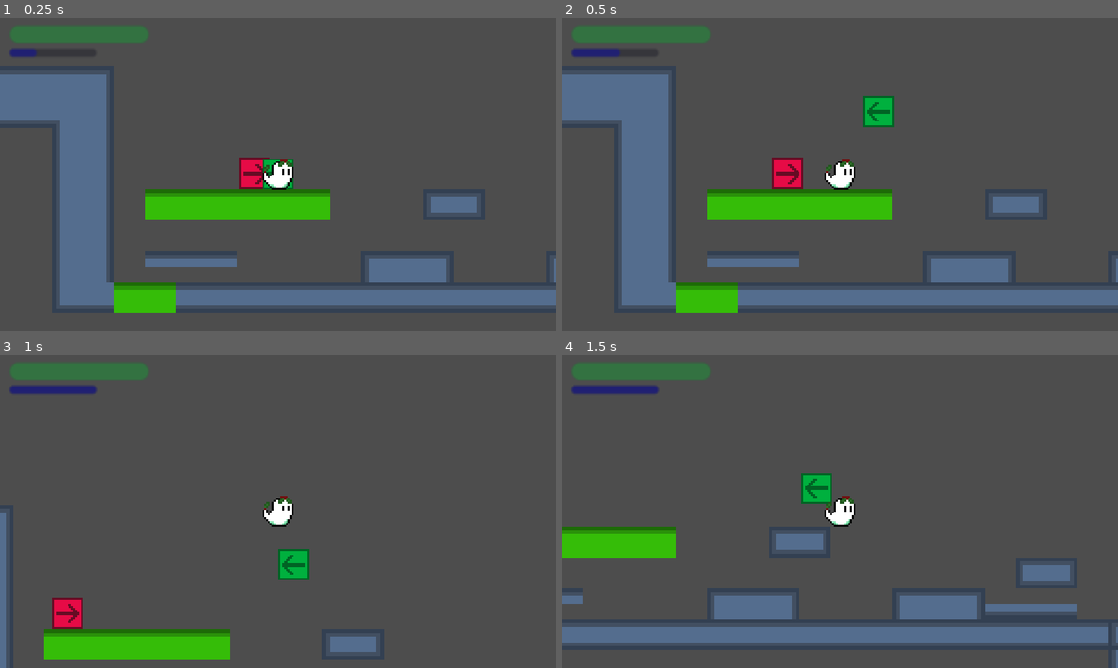
Above: before the commit, frames 1-4 (two rows, left to right).
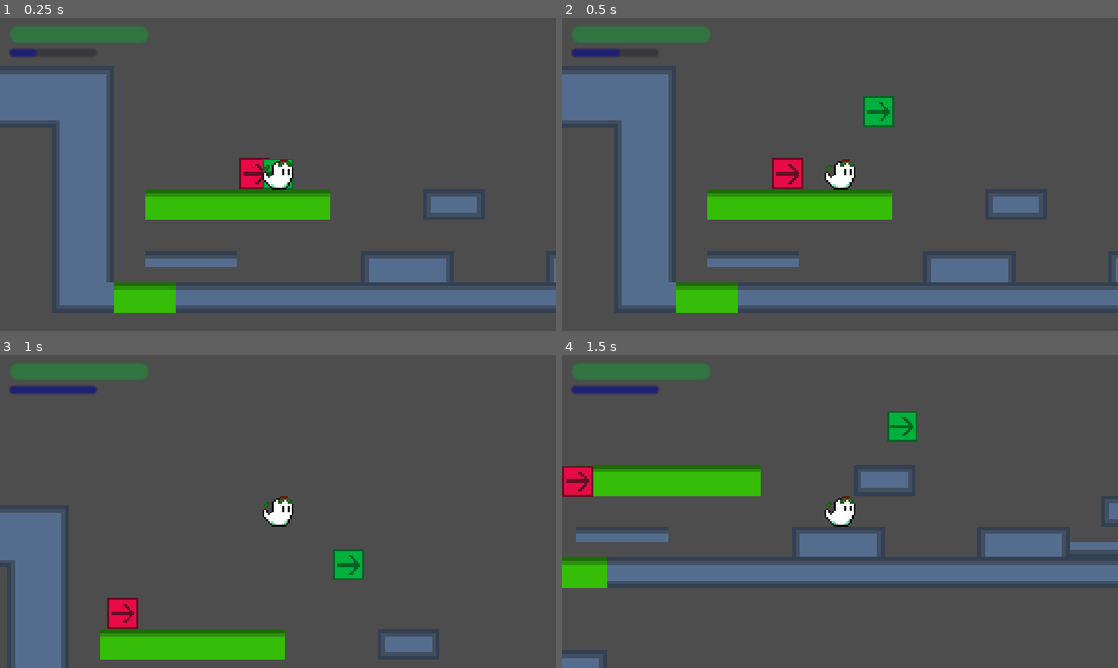
Above: after the commit, the same moments.

Repository: boiledEgg11/mis-tulto-game-project
Game: Godot game, scene res://node_2d.tscn
The game is run twice, just before and just after one commit, with the same random seed, the same clock (stepped at 60 frames per second) and the same inputs.
Inputs (mouse positions are in pixels of both pictures, inside the frame that each line leads up to):
- Up to frame 1 (0.25 s): no input
- Up to frame 2 (0.5 s): no input
- Up to frame 3 (1 s): tap Enter (ability) at 0.5 s; move the mouse to (400, 495) at 0.52 s; hold Right (right) from 0.53 s (still down); tap I (i) at 0.6 s; click (400, 495) at 0.67 s; tap Up (up) at 0.77 s; tap L (l) at 0.8 s
- Up to frame 4 (1.5 s): keep holding Right (right); move the mouse to (728, 527) at 1.27 s; tap L (l) at 1.35 s

Frame 1 is identical in both runs. In frame 2, less than 0.1% of the frame differs, in the area x 55-59%, y 26-33%; in frame 3, 10%; in frame 4, 29%, in the area x 0-100%, y 18-100%.

Commit message:
Fixed testenemy2's flip bug where it flips constantly Player will not instantly flip, instead has a period of time that slows down before flipping

Diff:
--- a/codes/character_body_2d.gd
+++ b/codes/character_body_2d.gd
@@ -55,7 +55,7 @@
 	if ability != "None":
 		$DashRecover.value = 0
 func _physics_process(delta: float) -> void:
-	print(Autoloads.POSSESS_AMOUNT)
+	print(velocity.x)
 	Autoloads.PLAYER_POSITION_X = position.x
 	Autoloads.PLAYER_POSITION_Y = position.y
 	move_and_slide()
@@ -76,7 +76,7 @@
 				if direction < 0:
 					$Sprite2D.flip_h = true
 				if not is_on_floor():
-					STATUS.slide = 5
+					STATUS.slide = 0
 					STATUS.damage_multiplier = -1.2
 				else:
 					STATUS.slide = 30
@@ -104,7 +104,7 @@
 				if direction < 0:
 					$Sprite2D.flip_h = true
 				if not is_on_floor():
-					STATUS.slide = 5
+					STATUS.slide = -10
 					STATUS.damage_multiplier = -1.2
 				else:
 					STATUS.slide = 30
@@ -118,10 +118,11 @@
 					if Input.is_action_just_pressed("up"):
 						velocity.y = STATUS.jump
 				if direction:
-					velocity.x = STATUS.speed * direction
-				if not direction:
-					velocity.x = move_toward(velocity.x, 0, STATUS.slide)
-					direction = 0
+					if direction != velocity.x / STATUS.speed and abs(velocity.x) < STATUS.speed* velocity.x:
+						velocity.x = direction * delta / 256
+					else:
+						velocity.x = move_toward(velocity.x, 0, STATUS.slide)
+						velocity.x = STATUS.speed * direction
 				$Sprite2D.texture = load(Autoloads.POSSESS_SPRITE)
 		if Input.is_action_just_pressed("ability") or Autoloads.POSSESS_AMOUNT > 1:
 			Autoloads.POSSESS_AMOUNT = 0
@@ -139,7 +140,7 @@
 			if direction < 0:
 				$Sprite2D.flip_h = true
 			if not is_on_floor():
-				STATUS.slide = 5
+				STATUS.slide = 2
 				STATUS.damage_multiplier = -1.2
 			else:
 				if CROUCH:
@@ -182,7 +183,11 @@
 	# Get the input direction and handle the movement/deceleration.
 	# As good practice, you should replace UI actions with custom gameplay actions.
 			if direction:
-				velocity.x = STATUS.speed * direction
+				if abs(velocity.x) < STATUS.speed:
+					velocity.x += direction * delta * STATUS.speed * 2
+				else:
+					velocity.x = move_toward(velocity.x, 0, STATUS.slide)
+					velocity.x = direction * STATUS.speed
 			if not direction:
 				velocity.x = move_toward(velocity.x, 0, STATUS.slide)
 				direction = 0
--- a/codes/testenemy2.gd
+++ b/codes/testenemy2.gd
@@ -23,9 +23,9 @@
 		$Sprite2D.visible = true
 		if not is_on_floor():
 				velocity += get_gravity() * delta * 1.5
-		if direction == 1:
+		if velocity.x > 0:
 			$Sprite2D.flip_h = false
-		if direction == -1:
+		if velocity.x < 0:
 			$Sprite2D.flip_h = true
 	if possess_health == -1:
 			INVINCIBLE = true
